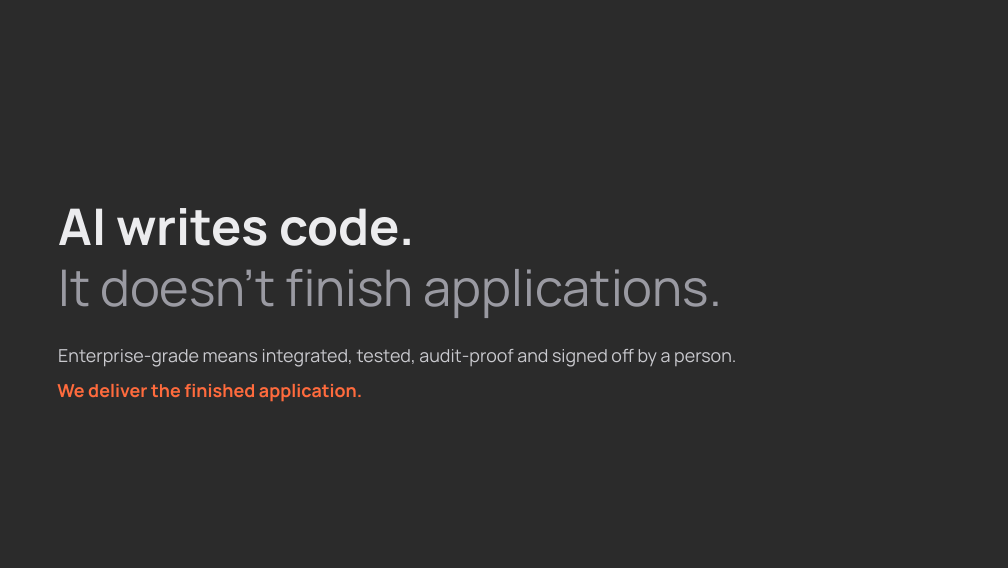
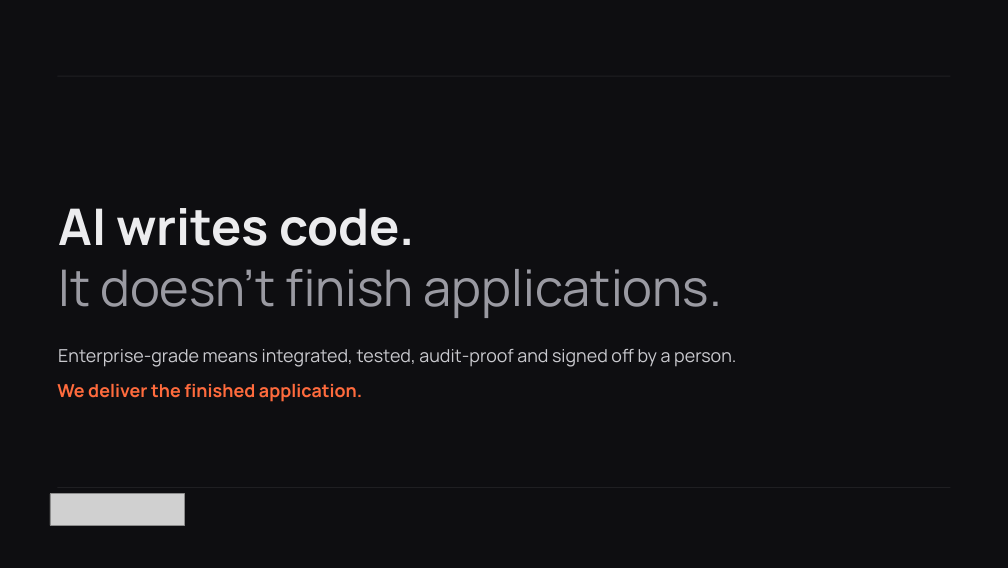
Before and after one commit to athenarunai-gif/Athena, a slide deck: slide 1 of decks/Pitch_Deck_AthenaRun_v4.pptx. Drawn at 1008x568 pixels with LibreOffice and Linux fonts; fonts in the diff are those of the drawing; grey boxes stand for pictures; background and template pictures are left out; a plain dark background stands for a picture behind light text. Boxes give left, top, right and bottom in pixels: in the first picture for what was removed or moved away, otherwise in the second. Text is boxed around its words. In the diff, an @@ line names an element or a change of style, - is before the commit and + after.

```diff
--- a/decks/Pitch_Deck_AthenaRun_v4.pptx
+++ b/decks/Pitch_Deck_AthenaRun_v4.pptx
@@ background picture (left out) to #FFFFFF @@
@@ rectangle added at (x1=0, y1=0, x2=1008, y2=568), fill #0E0E11 @@
@@ rectangle added at (x1=58, y1=76, x2=950, y2=76), fill #1F1F22 @@
@@ picture added at (x1=50, y1=493, x2=184, y2=525) @@
@@ rectangle added at (x1=58, y1=487, x2=950, y2=487), fill #1F1F22 @@
```
Also in this commit, not shown: 10 other slides changed, 2 other files.
